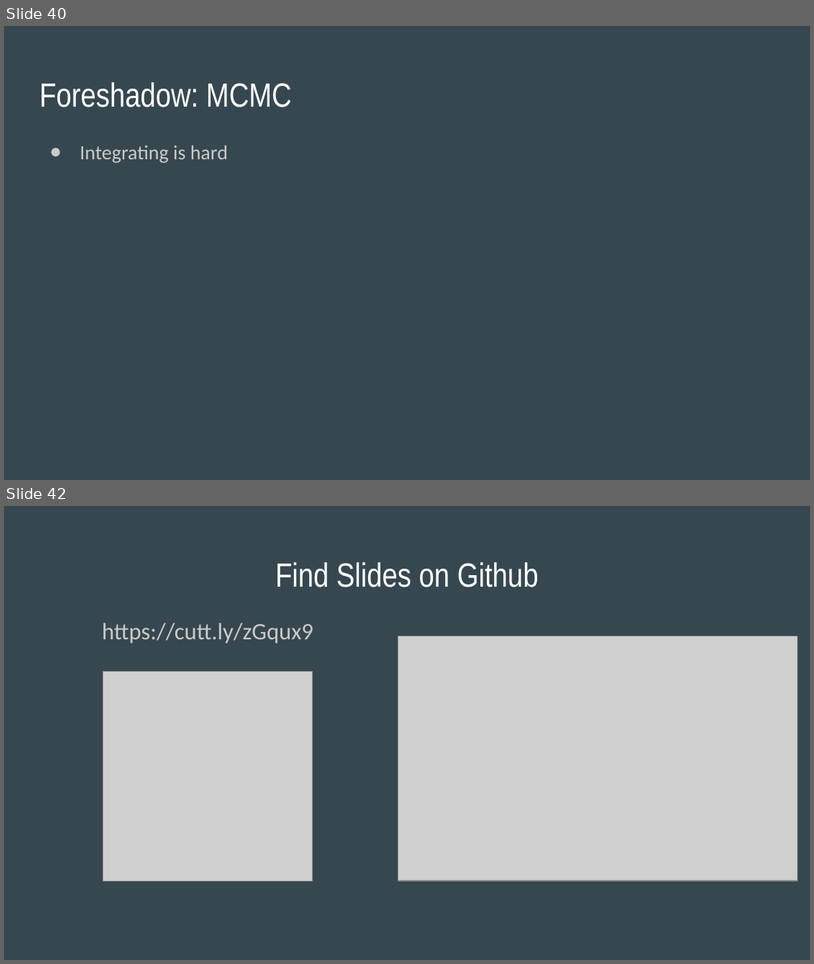
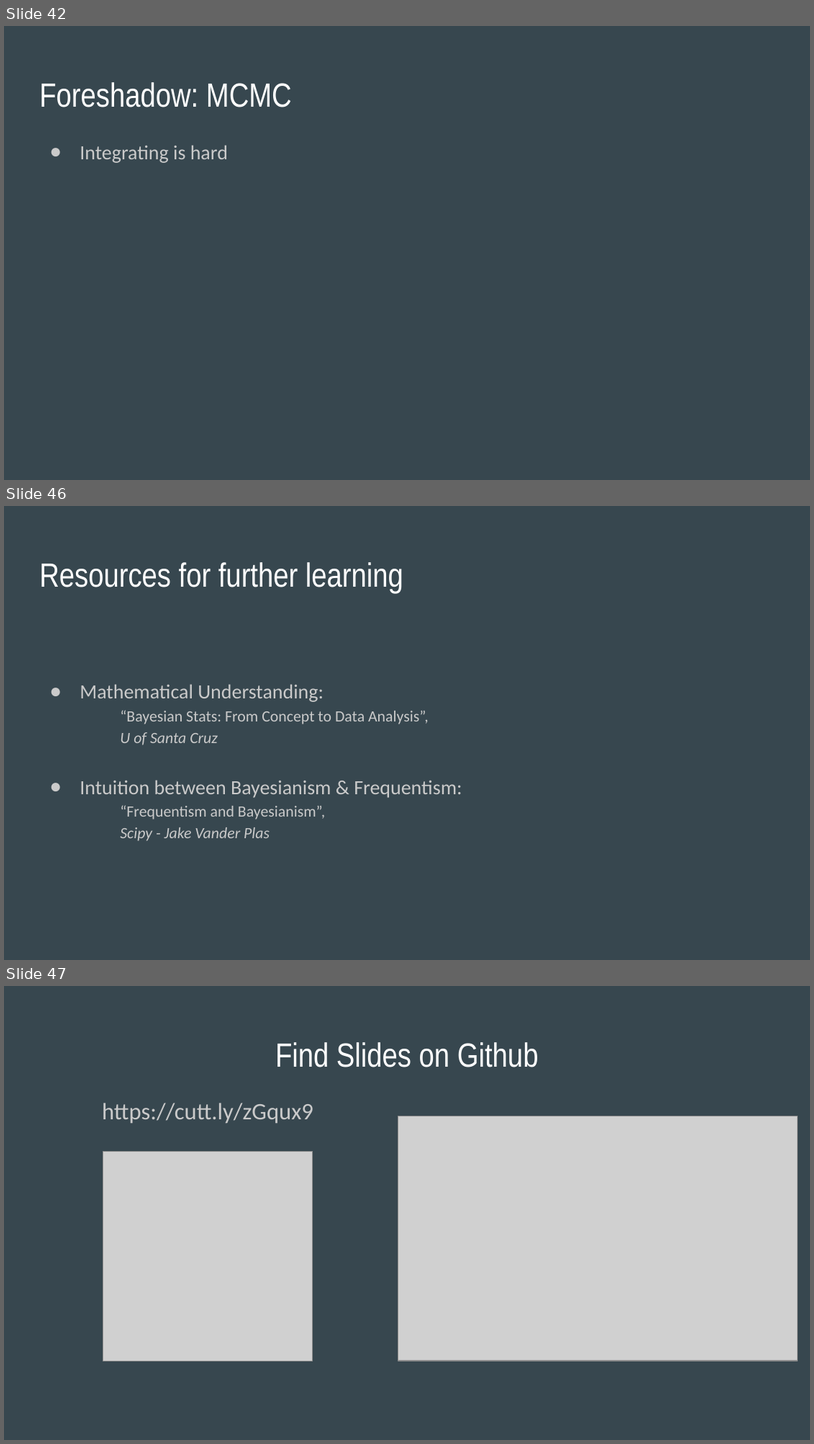
Before and after one commit to SThornewillvE/Hamburg_DS_Meetup_Bayesian-Stats_Intro, a slide deck: slides/intro_to_bayes_slides.pptx. Shown one above the other, each under a label of ours: slides 40 and 42 before the commit, slides 42, 46 and 47 after it; the slides between them are not shown. The pictures are 814x964 and 814x1444 pixels, drawn with LibreOffice and Linux fonts; fonts in the diff are those of the drawing; grey boxes stand for pictures. Boxes give left, top, right and bottom in pixels: in the first picture for what was removed or moved away, otherwise in the second. Text is boxed around its words. In the diff, an @@ line names an element or a change of style, - is before the commit and + after.

```diff
--- a/slides/intro_to_bayes_slides.pptx
+++ b/slides/intro_to_bayes_slides.pptx
@@ slide 46 added at box(4, 506, 810, 960), background #37474F @@
@@ title added at box(39, 562, 404, 593), 30 pt, text #FFFFFF @@
+Resources for further learning
@@ text added at box(80, 684, 462, 841), 14 pt, text #CACACA @@
+● Mathematical Understanding:
+  “Bayesian Stats: From Concept to Data Analysis”,
+  U of Santa Cruz
+● Intuition between Bayesianism & Frequentism:
+  “Frequentism and Bayesianism”,
+  Scipy - Jake Vander Plas
@@ what was slide 40 is now slide 42 @@
@@ what was slide 42 is now slide 47 @@
```
Also in this commit, not shown: 2 slides changed, 4 other slides added, 1 other file.
